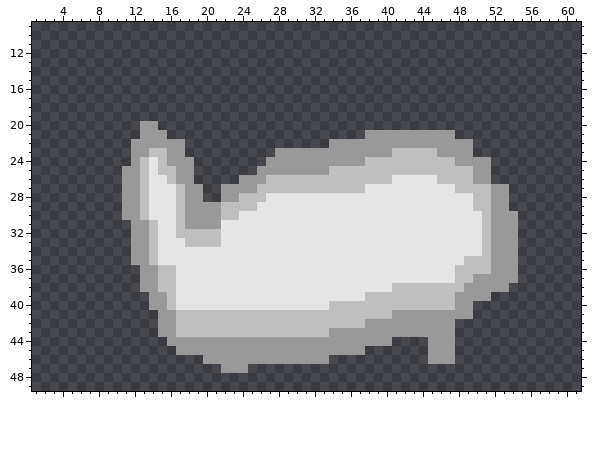
Two versions of one pixel-art sprite, sprites/bodySprite/layers/8117ad45-5fb9-4036-acf5-6cf6172ee141/aa0e52c6-6d03-4c3c-882d-cd1e428b223a.png. The picture above is the old version.
The file is 64x64 pixels. Shown: x 1..61, y 9..49.
New version:
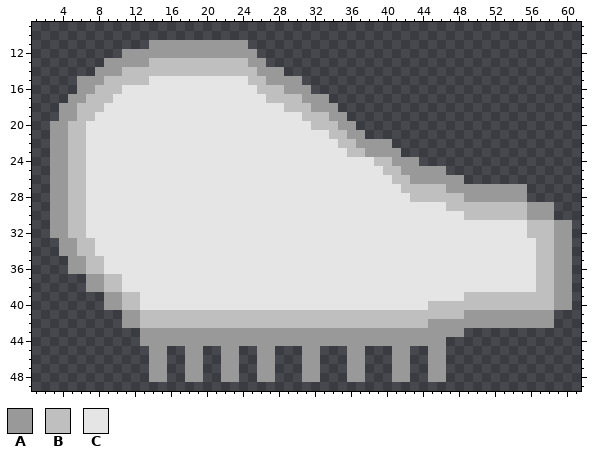
Palette (. is transparent): A #999999  B #bfbfbf  C #e5e5e5
Change:
Changed rows in their new state; - is an unchanged pixel.
first column x 3:
11 -----------AAAAAAAAAAA------------------------------------
12 --------AAAAAAAAAAAAAAA-----------------------------------
13 ------AAAAABBBBBBBBBBBAA----------------------------------
14 -----AAABBBBBBBBBBBBBBBAAA--------------------------------
15 ---AAABBBBBCCCCCCCCCCCBBAAAA------------------------------
16 ---AABBBCCCCCCCCCCCCCCCBBBAAA-----------------------------
17 --AABBBCCCCCCCCCCCCCCCCCBBBBAAA---------------------------
18 -AABBBCCCCCCCCCCCCCCCCCCCCBBBAAA--------------------------
19 -AABBCCCCCCCCCCCCCCCCCCCCCCCBBBAA-------------------------
20 AABBCCCCCCCCCCCCCCCCCCCCCCCCCBBBAA------------------------
21 AABBCCCCCCCCCCCCCCCCCCCCCCCCCCCBBAA..........-------------
22 AABBCCCCCCCCCCCCCCCCCCCCCCCCCCCCBB----.........-----------
23 AABBCCCCCCCCCCCCCCCCCCCCCCCCCCCCCBB---A........-----------
24 AABBCCCCCCC-CCCCCCCCCCCCCCCCCCCCCCCC--AAA........---------
25 AABBCCCCCCC-CCCCCCCCCCCCCCCCCCCCCCCCC--AAAAA.....---------
26 AABBCCCCCCC--CCCCCCCCCCCCCCCCCCCCCCCCCBBAAAAAA...---------
27 AABBCCCCCCC---CCCCCCCCCCCCCCCCCCCCC----BBBBBAAAAA--AA-----
28 AABBCCCCCCC---CCCCCCCCCC----------------BBBBBBAAA--AA-----
29 AABBCCCCCCC---CCCCCCCCC---------------------BBB--BBBBAAA--
30 AABBCCCCCCC---CCCCCCC-------------------------BB-BBBBAAA--
31 AABBCCCCCCCC--CCCCC-----------------------------CCCCCBBBAA
32 AABBCCCCCCCC--CCCCC-----------------------------CCCCCBBBAA
33 -AABBCCCCCCC---CCCC-----------------------------CCCCCCBBAA
34 -AABBCCCCCCC------------------------------------CCCCCCBBAA
35 --AABBCCCCCC----------------------------------CCCCCCCCBBAA
36 --AABBCCCCCCCC-------------------------------CCCCCCCCCBBAA
37 ----AABBCCCCCC-------------------------------CCCCCCCCCBBAA
38 ----AABBCCCCCC------------------------CCCCCCCCCCCCCCCCBBAA
39 ------AABBCCCC---------------------CCCCCCCCCCCBBBBBBBBBBAA
40 ------AABBCCCC-----------------CCCCCCCCCCC---BBBBBBBBBBBAA
41 --------AABBBB------------------------BBBBBBBB-AAAAAAAAA--
42 --------AABBBB---------------------BBBBBBB---AAAAAAAAAAA--
43 ----------AA--AAAAAAAAAAAAAAAAA--------------A------------
44 ----------AAA-------------------------AAAA--.-------------
45 -----------AA-.--..--..--...--...-----AA----.-------------
46 -----------AA--AA..--..--...--.--AA---AA----.-------------
47 -----------AA--AA----.-AA---AA---AA---AA--AA--------------
48 -----------AA--AA--AA--AA---AA---AA---AA--AA--------------
